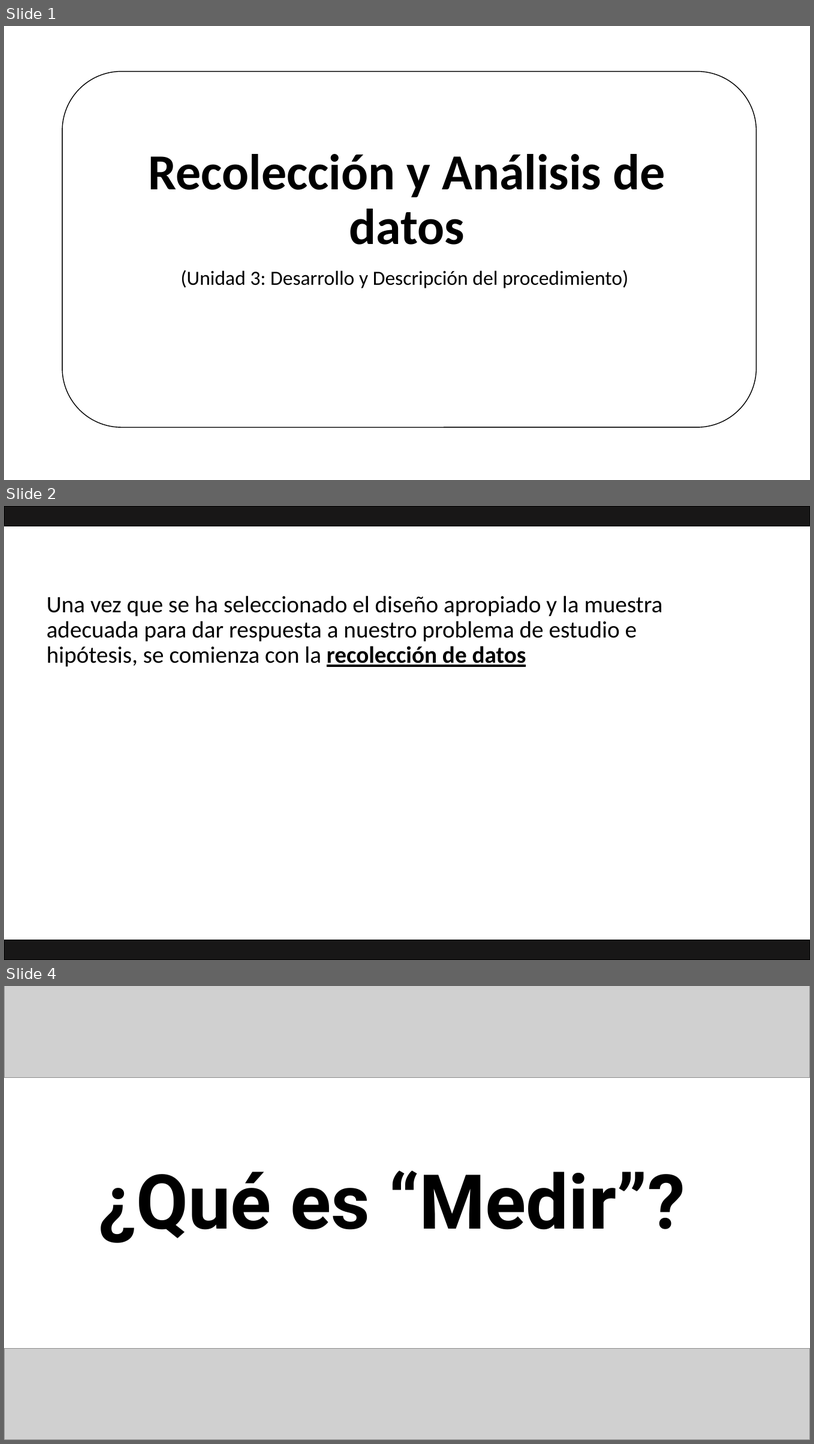
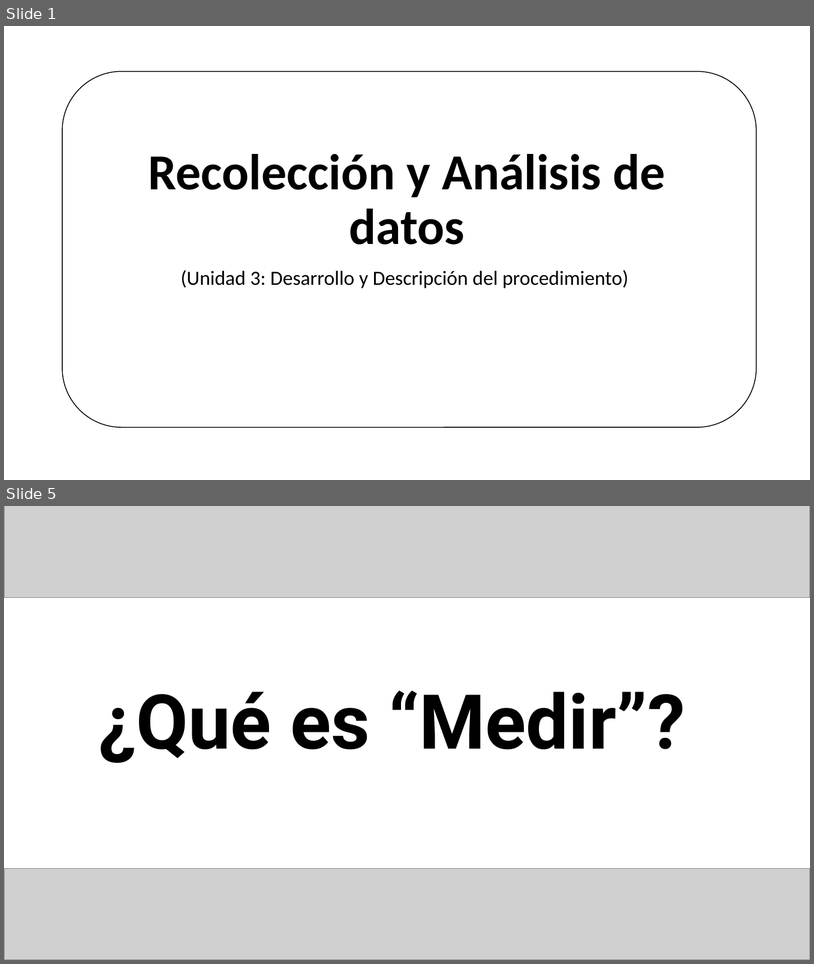
Before and after one commit to Adrifelcha/afchavez-019, a slide deck: JeanPiaget/Presentaciones/04_RecolecciónyAnálisisDatos.pptx. Shown one above the other, each under a label of ours: slides 1, 2 and 4 before the commit, slides 1 and 5 after it; the slides between them are not shown. The pictures are 814x1444 and 814x964 pixels, drawn with LibreOffice and Linux fonts; fonts in the diff are those of the drawing; grey boxes stand for pictures; background and template pictures are left out. Boxes give left, top, right and bottom in pixels: in the first picture for what was removed or moved away, otherwise in the second. Text is boxed around its words. In the diff, an @@ line names an element or a change of style, - is before the commit and + after.

```diff
--- a/JeanPiaget/Presentaciones/04_RecolecciónyAnálisisDatos.pptx
+++ b/JeanPiaget/Presentaciones/04_RecolecciónyAnálisisDatos.pptx
@@ slide 2 removed at [4, 506, 810, 960], background #FFFFFF @@
@@ rectangle removed at [4, 506, 810, 526] @@
@@ text removed at [47, 595, 663, 667] @@
-Una vez que se ha seleccionado el diseño apropiado y la muestra adecuada para dar respuesta a nuestro problema de estudio e hipótesis, se comienza con la recolección de datos
@@ rectangle removed at [4, 940, 810, 960] @@
@@ what was slide 4 is now slide 5 @@
```
Also in this commit, not shown: 4 slides changed, 7 slides added, 6 other files.
